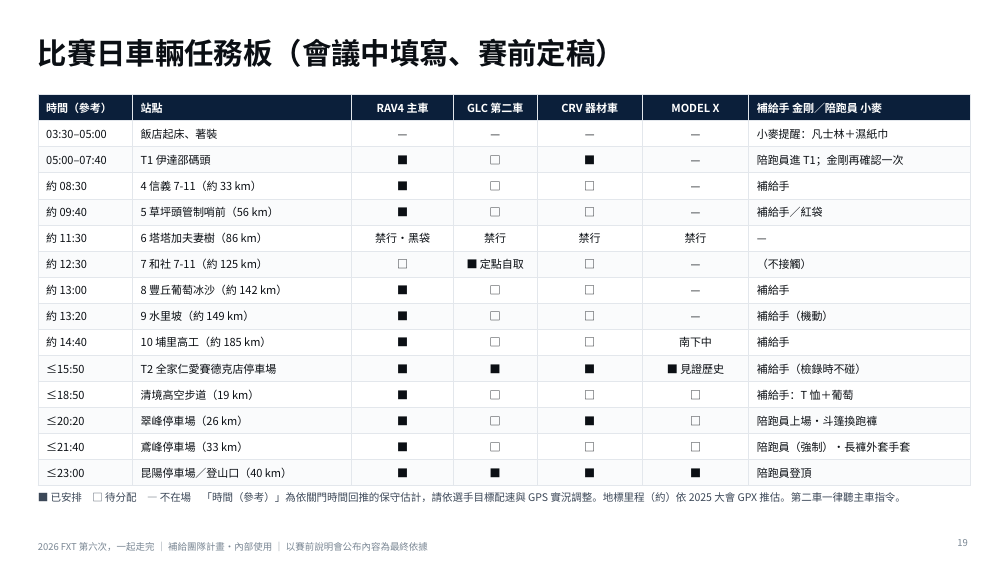
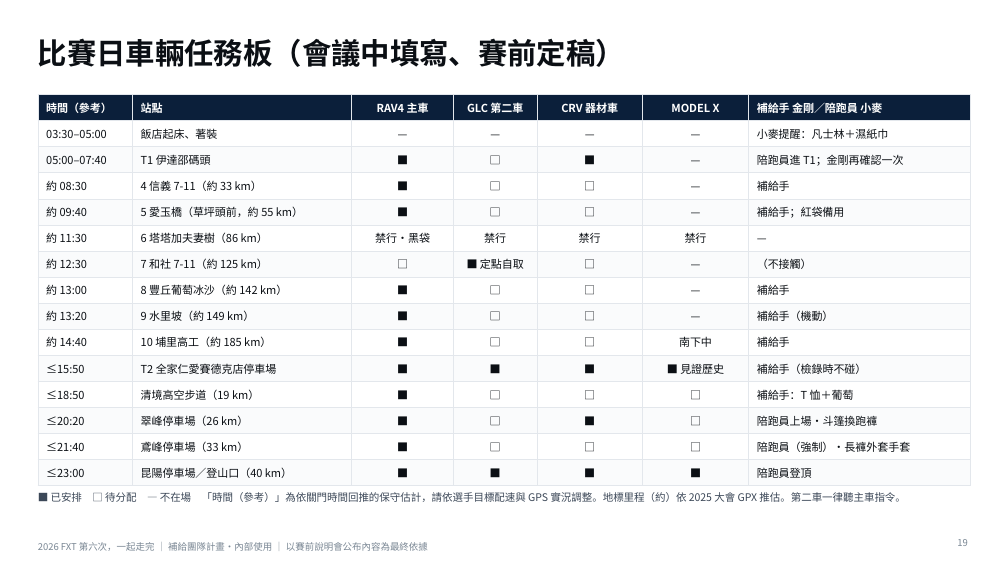
Before and after one commit to powermovebboy-sys/Race-site, a slide deck: slide 19 of deck/2026_FXT_第六次一起走完.pptx. Drawn at 1008x567 pixels with LibreOffice and Linux fonts; fonts in the diff are those of the drawing. Boxes give left, top, right and bottom in pixels: in the first picture for what was removed or moved away, otherwise in the second. Text is boxed around its words. In the diff, an @@ line names an element or a change of style, - is before the commit and + after.

```diff
--- a/deck/2026_FXT_第六次一起走完.pptx
+++ b/deck/2026_FXT_第六次一起走完.pptx
@@ table at <box>38,95,970,482</box> @@
-row 5, column 2: 5 草坪頭管制哨前（56 km）
+row 5, column 2: 5 愛玉橋（草坪頭前，約 55 km）
-row 5, column 7: 補給手／紅袋
+row 5, column 7: 補給手；紅袋備用
```
Also in this commit, not shown: 7 other slides changed, 6 other files.
